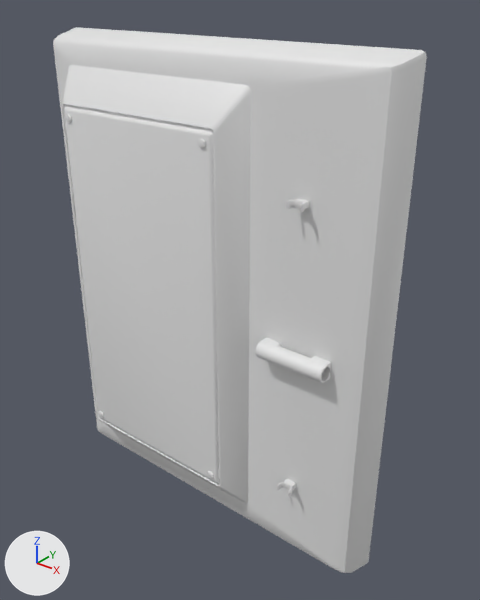
Two versions of the FBX model Assets/3DModels/FuseBox.fbx, one commit apart.
Before and after are seen from a camera (50 mm lens) standing at (0.518, -0.583, 0.441) and looking at (0.038, 0.017, 0.07). Every picture has the same lights, and +X, +Y and +Z are marked at lower left. Where no turn or scale is listed for an object, it has been applied to the vertices.

The older version as bpy lines, for what is in view:
```python
me_cube_001 = bpy.data.meshes.new('Cube.001')
me_cube_001.from_pydata(...)  # 828 vertices, 802 faces; spans x -0.25..0.25, y -0.083..0.0, z -0.32..0.32
ob_fusebox = bpy.data.objects.new('FuseBox', me_cube_001)
ob_fusebox.location = (0.0, 0.023, 0.062)
```
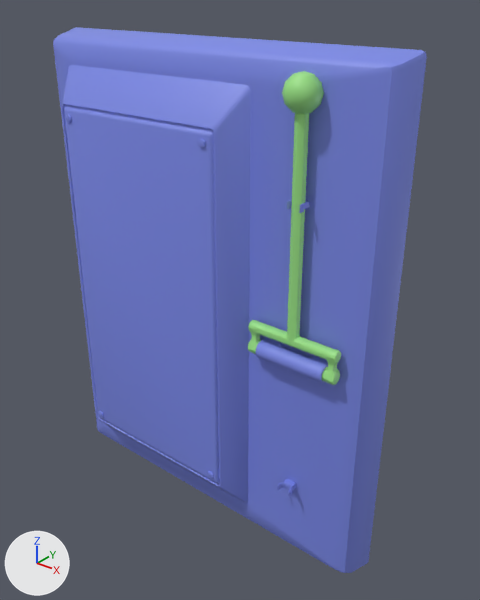
Where the newer file only moved an object's origin or applied its transform, the numbers keep the older frame.

What differs and where, as boxes (x1, y1, x2, y2) in the pictures (480 x 600 px):
'FuseBox', recoloured (grey to blue)
    both: (53, 27, 427, 573)
'FuseBoxLever', added (green)
    after: (248, 71, 341, 385)

Edits to the bpy script that builds the scene:
```text
Add mat_fusebox:
    mat_fusebox = principled_material('FuseBox')
    mat_fusebox.base_color = (0.2, 0.254, 0.8)  # blue #7c8ae7
Add mat_lever:
    mat_lever = principled_material('Lever')
    mat_lever.base_color = (0.34, 0.8, 0.244)  # green #9ee787
Change me_cube_001:
    where me_cube_001.from_pydata(...)  # 828 vertices, 802 faces; spans x -0.25..0.25, y -0.083..0.0, z -0.32..0.32
    add me_cube_001.materials.append(mat_fusebox)  # blue #7c8ae7
Add me_cylinder_001:
    me_cylinder_001.from_pydata(...)  # 486 vertices, 478 faces; spans x -0.059..0.059, y -0.02..0.02, z -0.008..0.316
    me_cylinder_001.materials.append(mat_lever)  # green #9ee787
Add ob_fuseboxlever:
    ob_fuseboxlever = bpy.data.objects.new('FuseBoxLever', me_cylinder_001)
    ob_fuseboxlever.location = (0.154, -0.033, 0.046)
```
